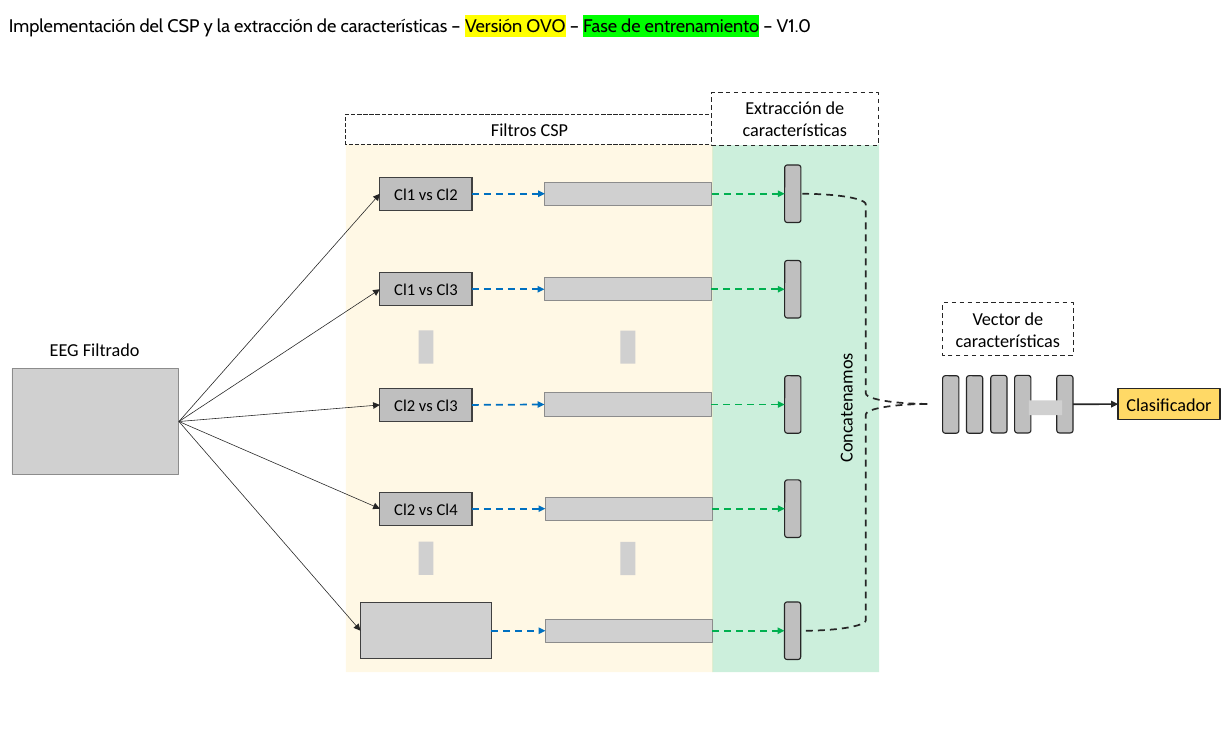
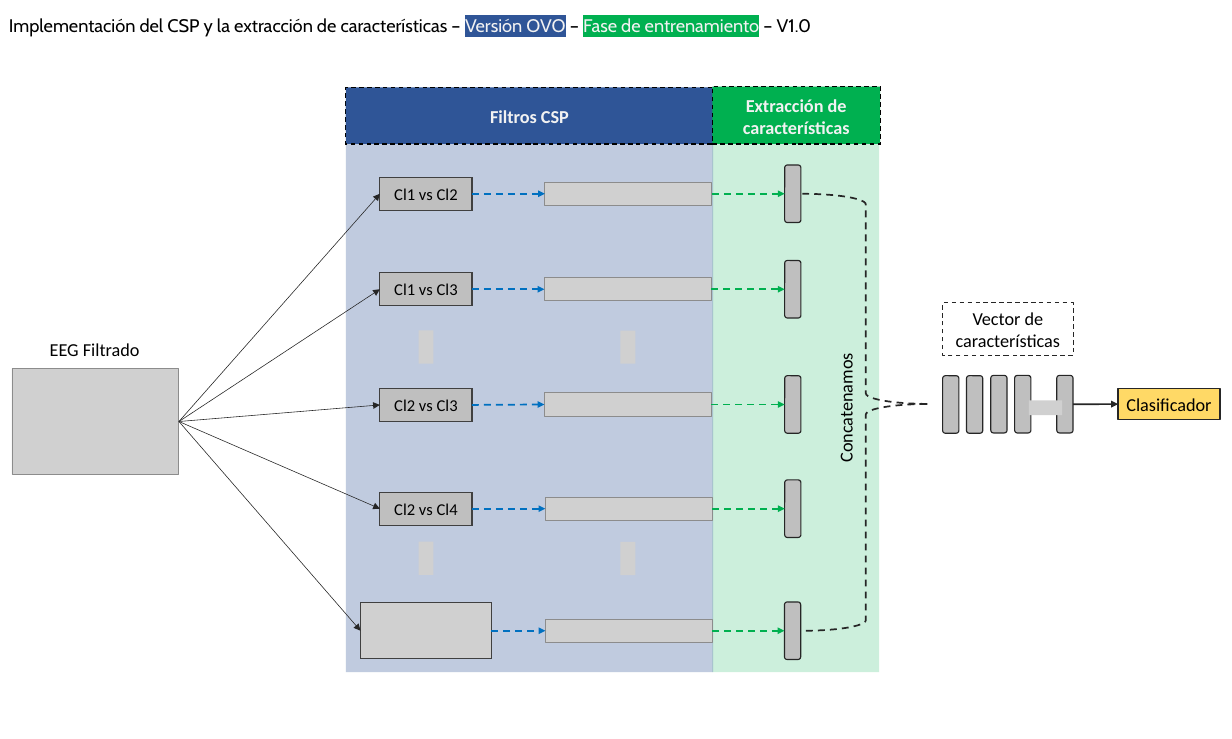
Before and after one commit to lucasbaldezzari/bcihack2, a slide deck: slide 2 of Desarrollo/PythonScripts/bloques y diagramas.pptx. Drawn at 1232x739 pixels with LibreOffice and Linux fonts; fonts in the diff are those of the drawing; grey boxes stand for pictures. Boxes give left, top, right and bottom in pixels: in the first picture for what was removed or moved away, otherwise in the second. Text is boxed around its words. In the diff, an @@ line names an element or a change of style, - is before the commit and + after.

```diff
--- a/Desarrollo/PythonScripts/bloques y diagramas.pptx
+++ b/Desarrollo/PythonScripts/bloques y diagramas.pptx
@@ text "Implementación del CSP y la ..." at (9,18,812,37): text colour #000000 to #F2F2F2 in "Versión OVO Fase de entrenamiento"; highlight #FFFF00 to #2F5597 in "Versión OVO"; highlight #00FF00 to #00B050 in "Fase de entrenamiento" @@
@@ rectangle added at (346,87,713,144), fill #2F5597, outline #000000 1 pt dashed @@
@@ rectangle added at (712,87,880,145), fill #00B050, outline #000000 1 pt dashed @@
@@ text "Filtros CSP": place and size @@
-text "Filtros CSP" at (346,114,713,145)
+text "Filtros CSP" at (490,110,569,123)
@@ text "Filtros CSP" at (490,110,569,123): text colour #000000 to #F2F2F2, bold on; fill #FFFFFF to none; outline #262626 0.75 pt dashed to none @@
@@ rectangle "Extracción de características": place and size @@
-rectangle "Extracción de características" at (711,93,878,145)
+rectangle "Extracción de características" at (723,90,871,143)
@@ rectangle "Extracción de características" at (723,90,871,143): text colour #000000 to #F2F2F2, bold on; fill #FFFFFF to #00B050; outline #262626 1 pt dashed to none @@
@@ rectangle at (346,145,713,673): fill #FFC000 at 10% opacity to #2F5597 at 30% opacity @@
```
Also in this commit, not shown: 2 other files.
